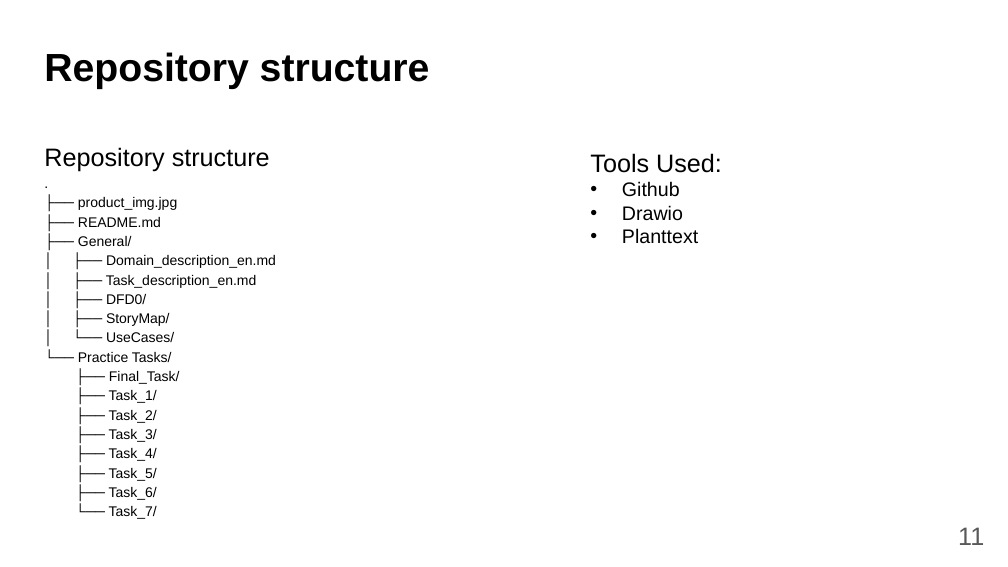
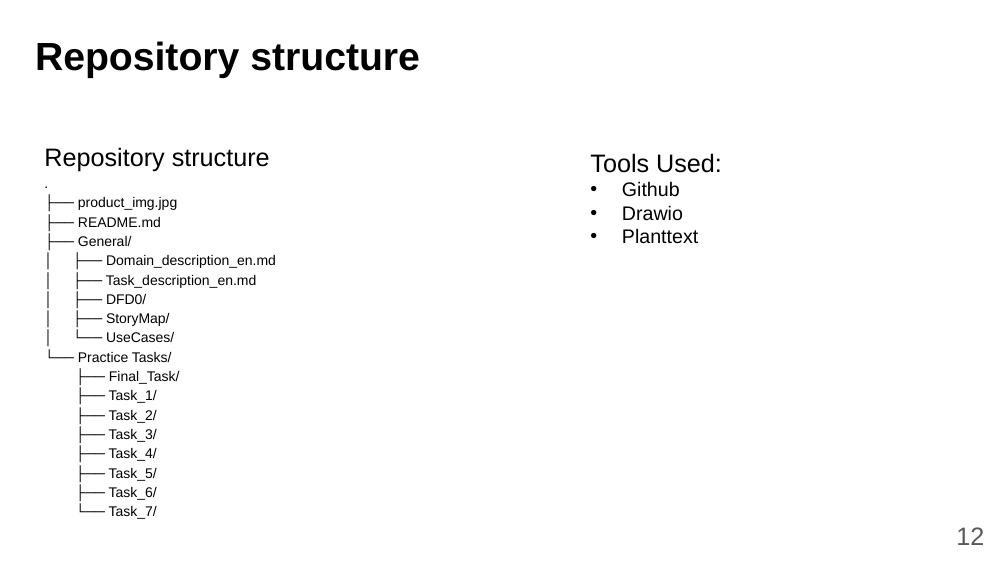
Before and after one commit to fanglores/Advanced-Software-Design, a slide deck: slide 12 of PracticeTasks/Final_Task/K8C_FinalTask1_(Task8).pptx (slide 11 before the commit). Drawn at 1008x567 pixels with LibreOffice and Linux fonts; fonts in the diff are those of the drawing. Boxes give left, top, right and bottom in pixels: in the first picture for what was removed or moved away, otherwise in the second. Text is boxed around its words. In the diff, an @@ line names an element or a change of style, - is before the commit and + after.

```diff
--- a/PracticeTasks/Final_Task/K8C_FinalTask1_(Task8).pptx
+++ b/PracticeTasks/Final_Task/K8C_FinalTask1_(Task8).pptx
@@ title "Repository structure": place and size @@
-title "Repository structure" at bbox=[44, 52, 430, 89]
+title "Repository structure" at bbox=[35, 41, 420, 78]
@@ page number at bbox=[956, 527, 984, 545]: text changed @@
-11
+12
```
Also in this commit, not shown: 4 other slides changed, 4 slides added, 2 slides removed, 1 other file.
